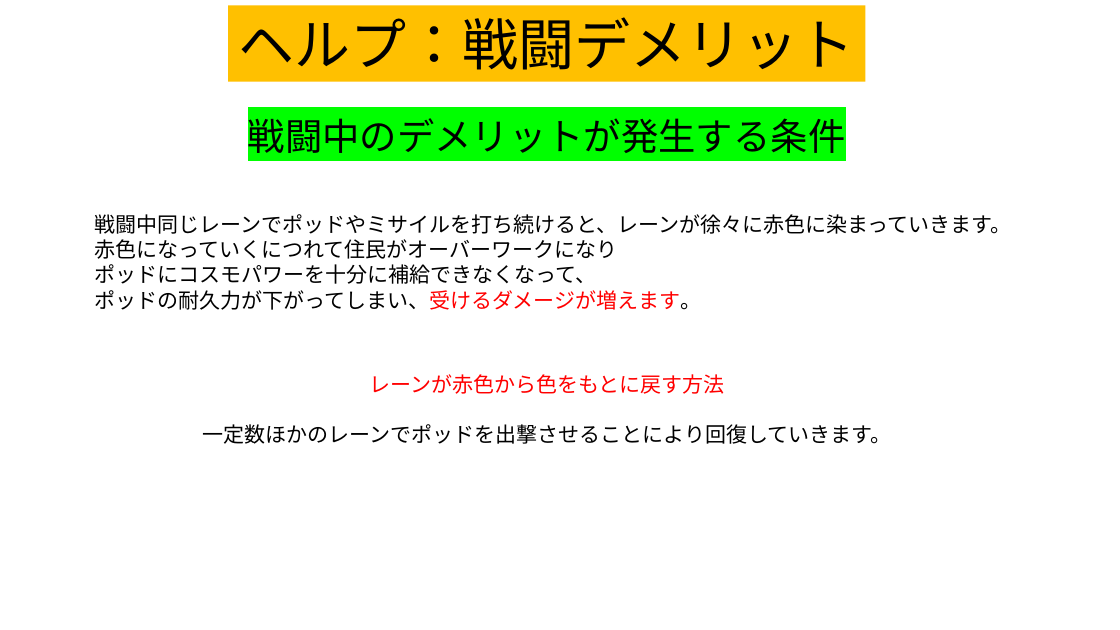
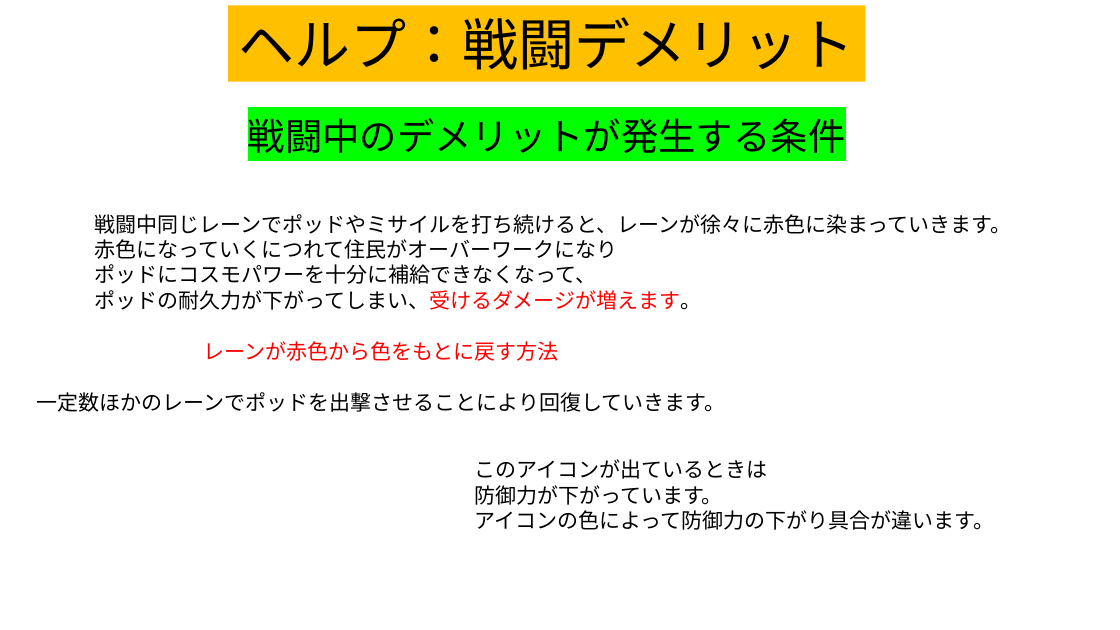
Before and after one commit to team556/team, a slide deck: slide 12 of 説明文 - コピー.pptx. Drawn at 1120x630 pixels with LibreOffice and Linux fonts; fonts in the diff are those of the drawing. Boxes give left, top, right and bottom in pixels: in the first picture for what was removed or moved away, otherwise in the second. Text is boxed around its words. In the diff, an @@ line names an element or a change of style, - is before the commit and + after.

```diff
--- a/説明文 - コピー.pptx
+++ b/説明文 - コピー.pptx
@@ text "レーンが赤色から色をもとに戻す方法": place and size @@
-text "レーンが赤色から色をもとに戻す方法" at <box>203,374,892,444</box>
+text "レーンが赤色から色をもとに戻す方法" at <box>37,341,726,412</box>
@@ text added at <box>474,459,994,530</box>, 18 pt, text #000000 @@
+このアイコンが出ているときは
+防御力が下がっています。
+アイコンの色によって防御力の下がり具合が違います。
```
Also in this commit, not shown: 1 other slide changed, 7 other files.
